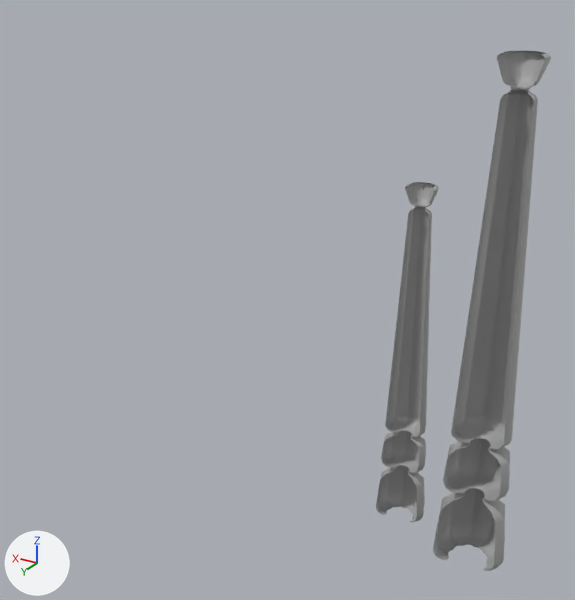
The FBX model TFC-TFE/Assets/Meshes3D/Pillar/Pillar_Texture.fbx as it was, and as the next commit left it.
Rendered twice from a 50 mm camera at (-13.0, 21.1, 19.3) aimed at (0.5, -1.3, 8.1). The lights are fixed; the arrows at lower left show +X, +Y and +Z. Where no turn or scale is listed for an object, it has been applied to the vertices.

The first picture shows 'Pillar', 'Pillar_Big'.
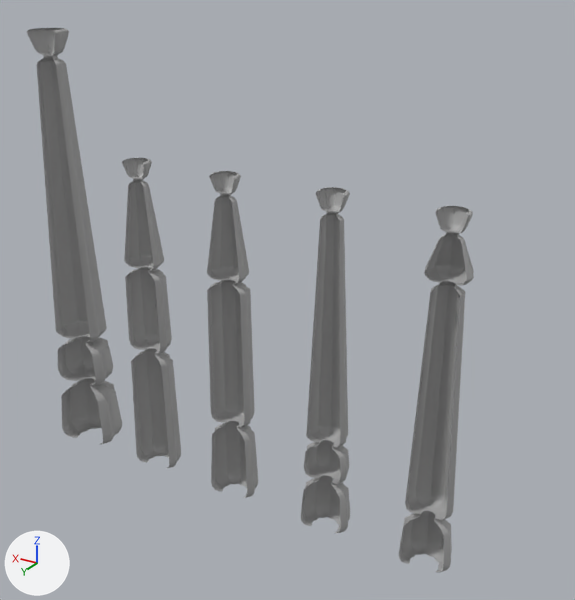
Where the change shows, as pixel boxes (x1, y1, x2, y2) in the pictures (575 x 600 px):
```json
{"object": "Pillar_Big", "change": "moved", "before": [433, 51, 551, 571], "after": [27, 28, 122, 444]}
{"object": "Pillar", "change": "moved", "before": [376, 182, 439, 522], "after": [301, 187, 350, 533]}
{"object": "Pillar_02", "change": "added", "after": [399, 206, 474, 572]}
{"object": "Pillar_03", "change": "added", "after": [207, 171, 258, 498]}
{"object": "Pillar_04", "change": "added", "after": [122, 158, 181, 468]}
```

The change, as JSON lines over the scene's bpy script:
```json
{"op": "add", "block": "me_mesh_002", "code": ["me_mesh_002 = bpy.data.meshes.new('Mesh.002')", "me_mesh_002.from_pydata(...)  # 857 vertices, 773 faces; spans x -0.93..0.93, y -0.89..0.48, z 0.01..12.74", "me_mesh_002.materials.append(mat_standardsurface1)  # grey #aaaaaa"]}
{"op": "add", "block": "me_mesh_001_1", "code": ["me_mesh_001_1 = bpy.data.meshes.new('Mesh.001')", "me_mesh_001_1.from_pydata(...)  # 857 vertices, 773 faces; spans x -0.93..0.93, y -0.89..0.48, z 0.01..12.74", "me_mesh_001_1.materials.append(mat_standardsurface1)  # grey #aaaaaa"]}
{"op": "add", "block": "me_mesh_003", "code": ["me_mesh_003 = bpy.data.meshes.new('Mesh.003')", "me_mesh_003.from_pydata(...)  # 857 vertices, 773 faces; spans x -0.93..0.93, y -0.89..0.48, z 0.01..12.74", "me_mesh_003.materials.append(mat_standardsurface1)  # grey #aaaaaa"]}
{"op": "set", "path": "ob_pillar_big.location", "old": "(-7.0, -1.0, 0.0)", "new": "(9.66, 0.0, 0.0)"}
{"op": "set", "path": "ob_pillar.location", "old": "(-4.0, -2.0, 0.0)", "new": "(-1.89, 0.0, 0.0)"}
{"op": "add", "block": "ob_pillar_03", "code": ["ob_pillar_03 = bpy.data.objects.new('Pillar_03', me_mesh_002)", "ob_pillar_03.location = (2.14, 0.0, 0.0)"]}
{"op": "add", "block": "ob_pillar_02", "code": ["ob_pillar_02 = bpy.data.objects.new('Pillar_02', me_mesh_001_1)", "ob_pillar_02.location = (-5.8, 0.0, 0.0)"]}
{"op": "add", "block": "ob_pillar_04", "code": ["ob_pillar_04 = bpy.data.objects.new('Pillar_04', me_mesh_003)", "ob_pillar_04.location = (5.94, 0.0, 0.0)"]}
```
